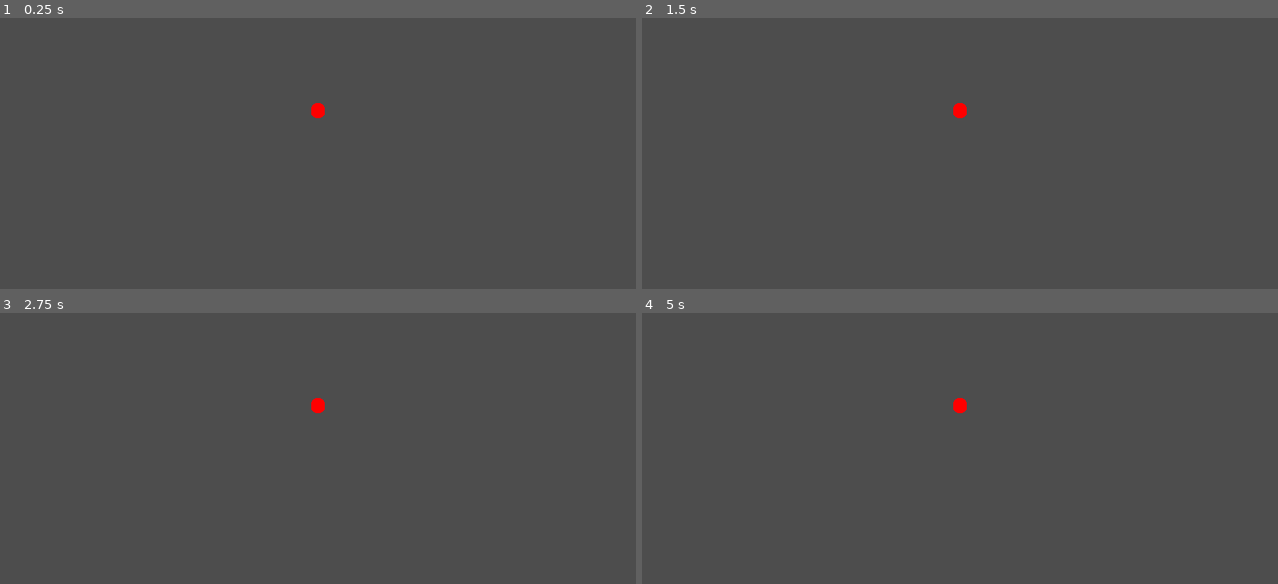
Above: before the commit, frames 1-4 (two rows, left to right).
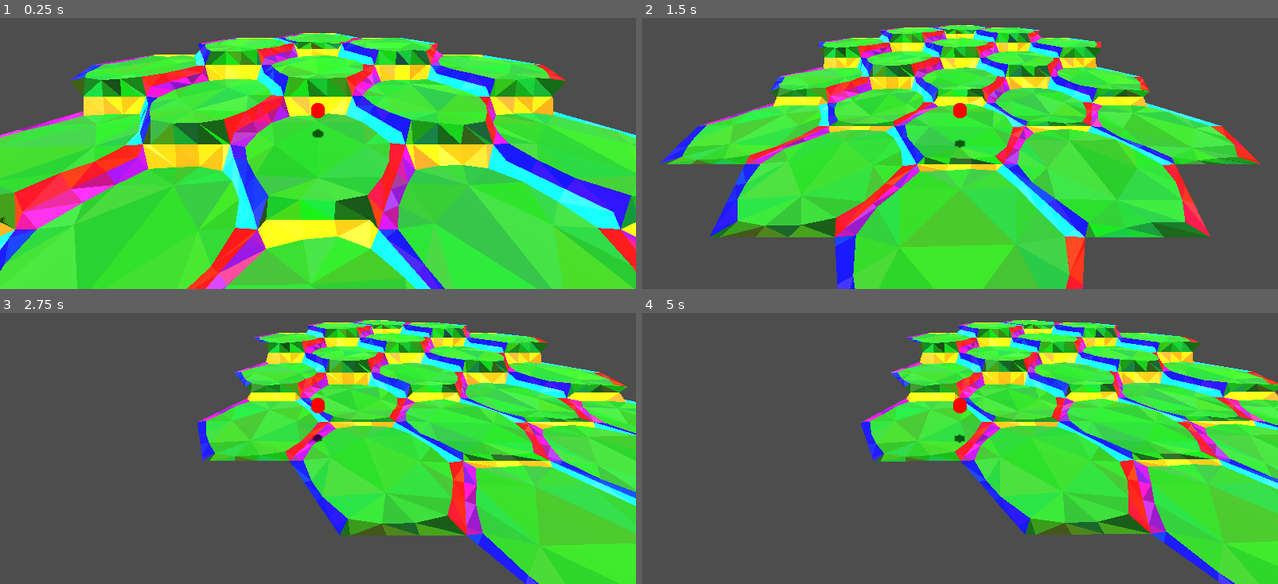
Above: after the commit, the same moments.

Repository: vincentwoelfer/hex
Game: Godot game, scene res://scenes/dev/MapGeneration.tscn
Two runs of this game, one before a commit and one after it. Both use one fixed random seed, a clock stepped at 60 frames per second and the inputs below.
Inputs (mouse positions are in pixels of both pictures, inside the frame that each line leads up to):
- Up to frame 1 (0.25 s): no input
- Up to frame 2 (1.5 s): tap Enter at 0.5 s; move the mouse to (1099, 93) at 0.52 s; hold S (move_cam_backward) 0.53-1.28 s; move the mouse to (832, 129) at 1.27 s; tap W (move_cam_forward) at 1.35 s
- Up to frame 3 (2.75 s): move the mouse to (381, 326) at 2.02 s; hold A (move_cam_left) from 2.03 s (still down)
- Up to frame 4 (5 s): move the mouse to (928, 475) at 2.77 s; release A (move_cam_left) at 2.78 s; tap D (move_cam_right) at 2.85 s; move the mouse to (1150, 459) at 3.52 s; hold Q (rotate_cam_left) 3.53-4.28 s; move the mouse to (769, 350) at 4.27 s; tap E (rotate_cam_right) at 4.35 s

The runs differ from the first frame. In frame 1, 82% of the frame differs, in the area x 0-100%, y 5-100%; in frame 2, 59%; in frame 3, 46%; in frame 4, 42%.
Error before the commit: Parse Error: Static function "hexpos_neighbor()" not found in base "HexPos". (res://src/GenerateMap.gd:65)

Commit message:
Merge and fix bug

Diff:
--- a/scenes/dev/HexGeometry.tscn
+++ b/scenes/dev/HexGeometry.tscn
@@ -26,9 +26,9 @@
 
 [node name="HexConstModifier" parent="." instance=ExtResource("5_s3l6l")]
 outer_radius = 3.0
-inner_radius = 2.5
-height = 1.0
-transition_height_factor = 0.5
+inner_radius = 1.9
+height = 0.7
+transition_height_factor = 0.35
 core_circle_smooth_strength = 0.5
 extra_verts_per_side = 2
 extra_verts_per_center = 4
--- a/scenes/dev/MapGeneration.tscn
+++ b/scenes/dev/MapGeneration.tscn
@@ -25,7 +25,7 @@
 [node name="HexConstModifier" parent="." instance=ExtResource("5_7csfd")]
 outer_radius = 3.0
 inner_radius = 2.5
-height = 1.0
+height = 0.7
 transition_height_factor = 0.5
 core_circle_smooth_strength = 0.5
 extra_verts_per_side = 2
--- a/src/GenerateMap.gd
+++ b/src/GenerateMap.gd
@@ -62,13 +62,15 @@
 	var adjacent_hex: Array[HexGeometry.AdjacentHex] = []
 
 	for dir in range(6):
-		var h := map.get_hex(HexPos.hexpos_neighbor(hex, dir)).height
+		var h := map.get_hex(hex.get_neighbor(dir)).height
+		var descr := ""
 
-		# If neighbour does not exists set height to same as own tile
+		# If neighbour does not exists set height to same as own tile and mark transition
 		if h == -1:
 			h = height
+			descr = 'void'
 
-		adjacent_hex.push_back(HexGeometry.AdjacentHex.new(h, ""))
+		adjacent_hex.push_back(HexGeometry.AdjacentHex.new(h, descr))
 
 	# Instantiate & Set parameters
 	var tile: HexGeometry = hex_geometry.instantiate()
--- a/src/HexGeometry.gd
+++ b/src/HexGeometry.gd
@@ -16,8 +16,8 @@
 
 
 # Input
-var adjacent_hex: Array[AdjacentHex] = [AdjacentHex.new(0, ""), AdjacentHex.new(0, ""), AdjacentHex.new(1, ""), AdjacentHex.new(2, ""), AdjacentHex.new(0, ""), AdjacentHex.new(-1, "")]
-var height: int = 0
+var adjacent_hex: Array[AdjacentHex] = [AdjacentHex.new(3, ""), AdjacentHex.new(3, ""), AdjacentHex.new(1, ""), AdjacentHex.new(1, ""), AdjacentHex.new(0, ""), AdjacentHex.new(-1, "")]
+var height: int = 1
 
 func _init() -> void:
 	terrainMesh = MeshInstance3D.new()
@@ -77,14 +77,14 @@
 	# Only for debugging
 	#terrainMesh.create_debug_tangents()
 
-	# Only for statistics output
+	# Only for statistics output-
 	var mdt := MeshDataTool.new()
 	mdt.create_from_surface(terrainMesh.mesh as ArrayMesh, 0)
 	#print("Generated HexGeometry: ", mdt.get_vertex_count(), " vertices, ", mdt.get_face_count(), " faces")
 
 
 static func modifyOuterVertexHeights(verts_outer: Array[Vector3], adjacent: Array[AdjacentHex], own_height: int) -> void:
-	# Adjust corner vertices according to both adjacent tiles
+	# Adjust CORNER vertices according to both adjacent tiles
 	for i in range(6):
 		var corner_height: int = 0
 
@@ -105,17 +105,18 @@
 		else:
 			corner_height = h[1]
 
-		# Determine corner vertex index and set height
+		# Determine corner vertex index
 		var index := i * (3 + HexConst.extra_verts_per_side)
-		# use relative height here!
-		var y: float = HexConst.transition_height(corner_height - own_height)
+
+		# Normalize relative to own height. Dont use transition_height here, directly compute height of the neighbouring cell (or own if h=0)
+		var y: float = (corner_height - own_height) * HexConst.height
 		verts_outer[index].y = y
 
 
-	# For each direction: Adjust height of outer vertices according do adjacent tiles.
+	# For each DIRECTION: Adjust height of outer vertices according do adjacent tiles.
 	# This does not modify the corner vertices
 	for i in range(6):
-		# Determine height (relative to own height)
+		# Determine height (normalize relative to own height)
 		var y: float = HexConst.transition_height(adjacent[i].height - own_height)
 
 		# +1 to ommit corners
--- a/src/HexPos.gd
+++ b/src/HexPos.gd
@@ -26,7 +26,7 @@
 func add(other: HexPos) -> HexPos:
     return HexPos.new(q + other.q, r + other.r, s + other.s)
 
-func hexpos_subtract(other: HexPos) -> HexPos:
+func subtract(other: HexPos) -> HexPos:
     return HexPos.new(q - other.q, r - other.r, s - other.s)
 
 
